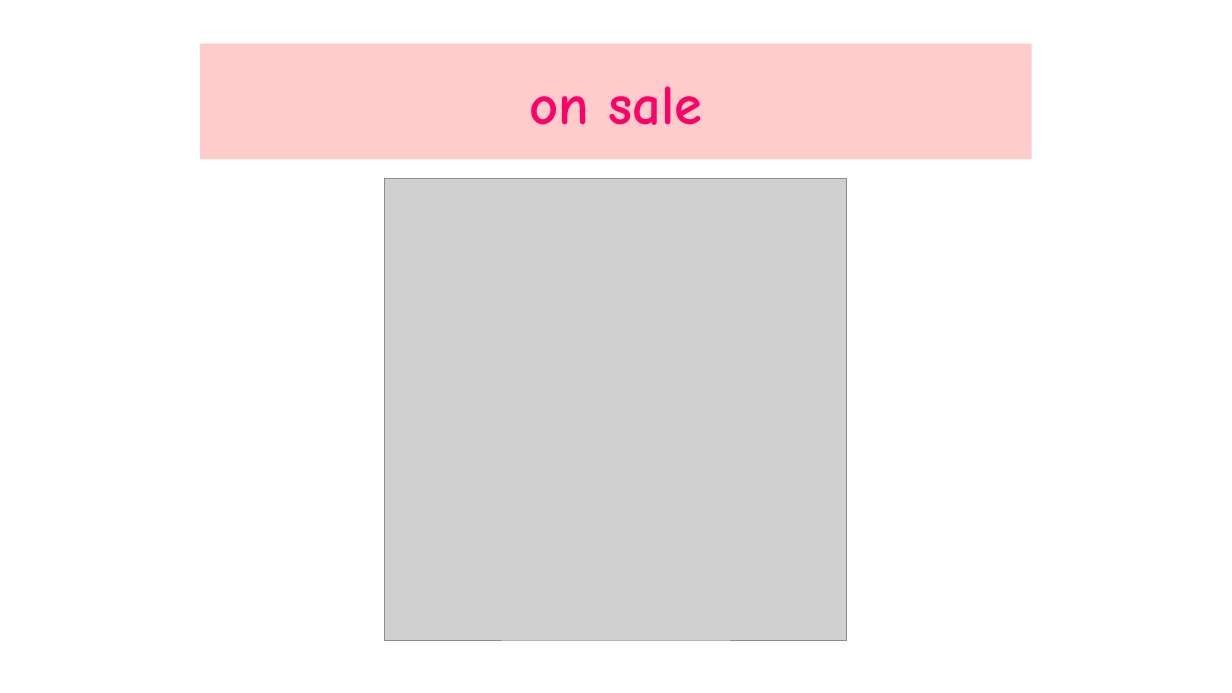
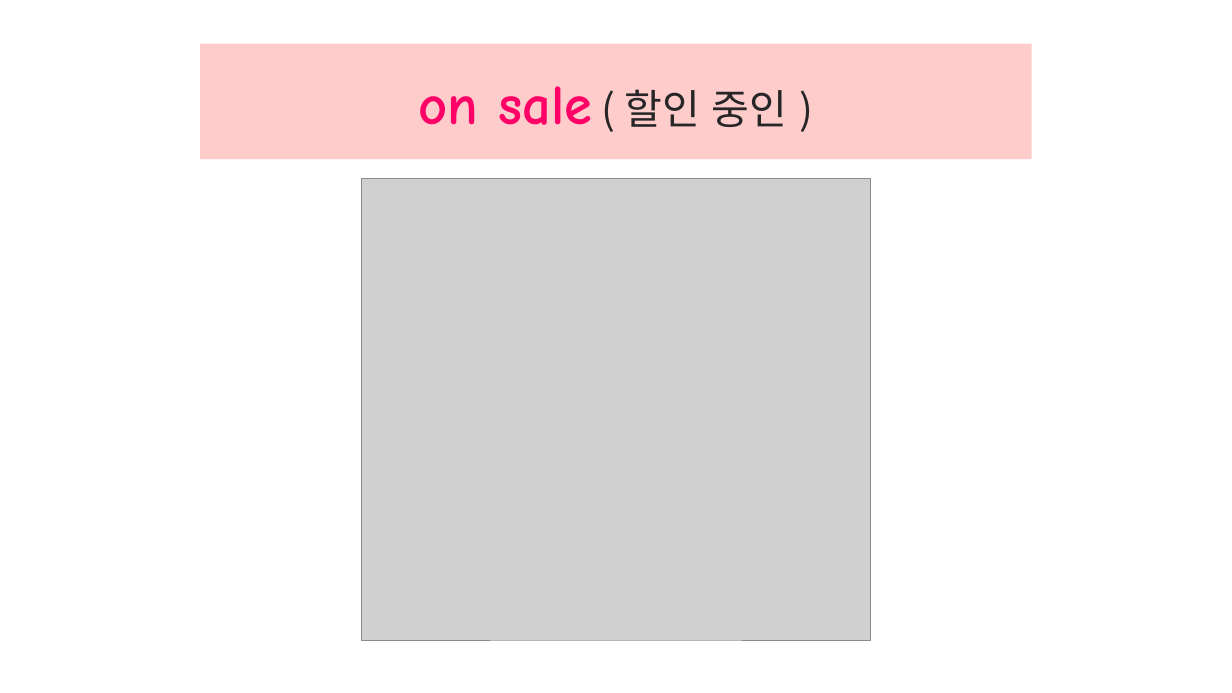
Before and after one commit to jangengineering/To-do-list, a slide deck: slide 21 of ppt/Lesson10-1_New_Words.pptx. Drawn at 1232x693 pixels with LibreOffice and Linux fonts; fonts in the diff are those of the drawing; grey boxes stand for pictures. Boxes give left, top, right and bottom in pixels: in the first picture for what was removed or moved away, otherwise in the second. Text is boxed around its words. In the diff, an @@ line names an element or a change of style, - is before the commit and + after.

```diff
--- a/ppt/Lesson10-1_New_Words.pptx
+++ b/ppt/Lesson10-1_New_Words.pptx
@@ title at [419,86,788,127]: text changed @@
-on sale
+on sale ( 할인 중인 )
@@ picture: place and size @@
-picture at [385,178,848,640]
+picture at [361,178,871,640]
```
Also in this commit, not shown: 17 other slides changed, 4 slides added, 3 slides removed.
